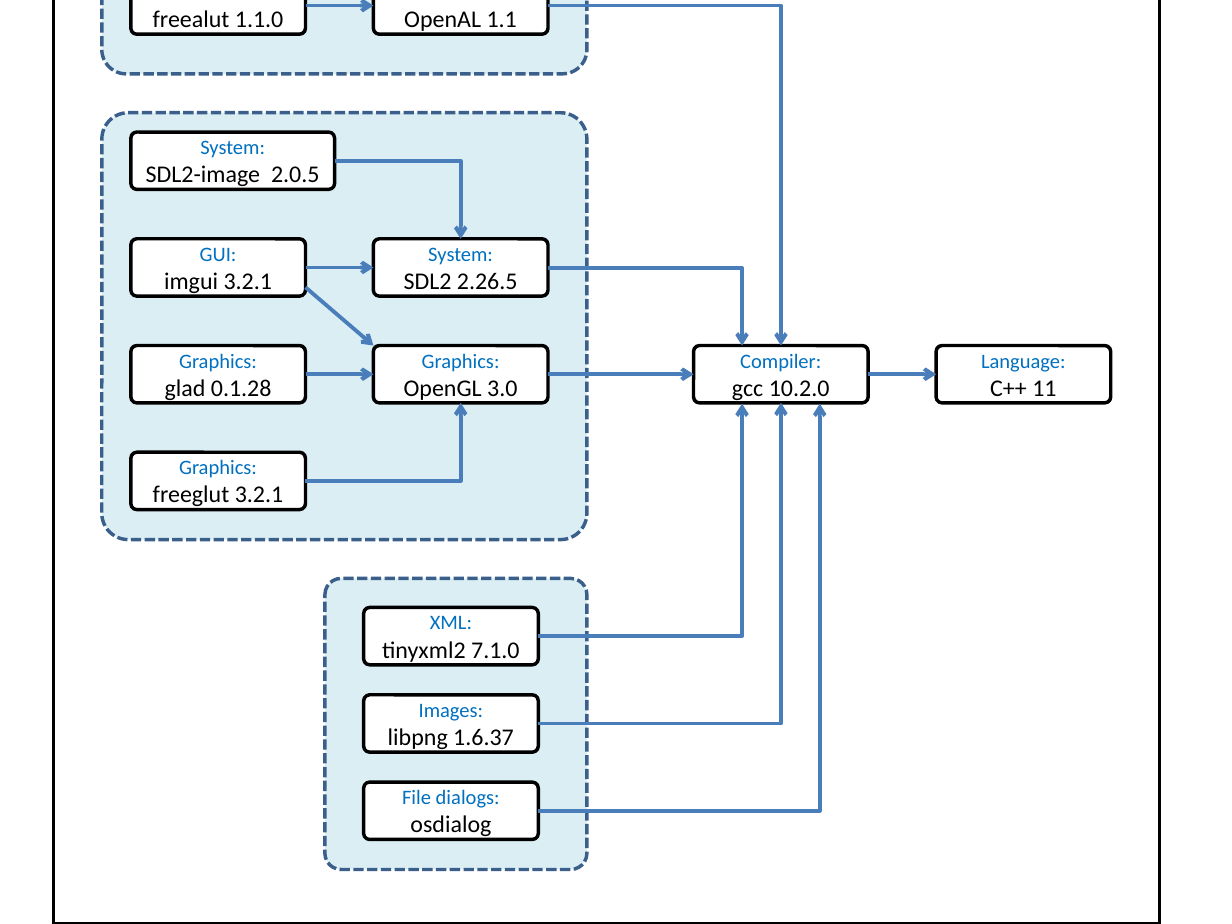
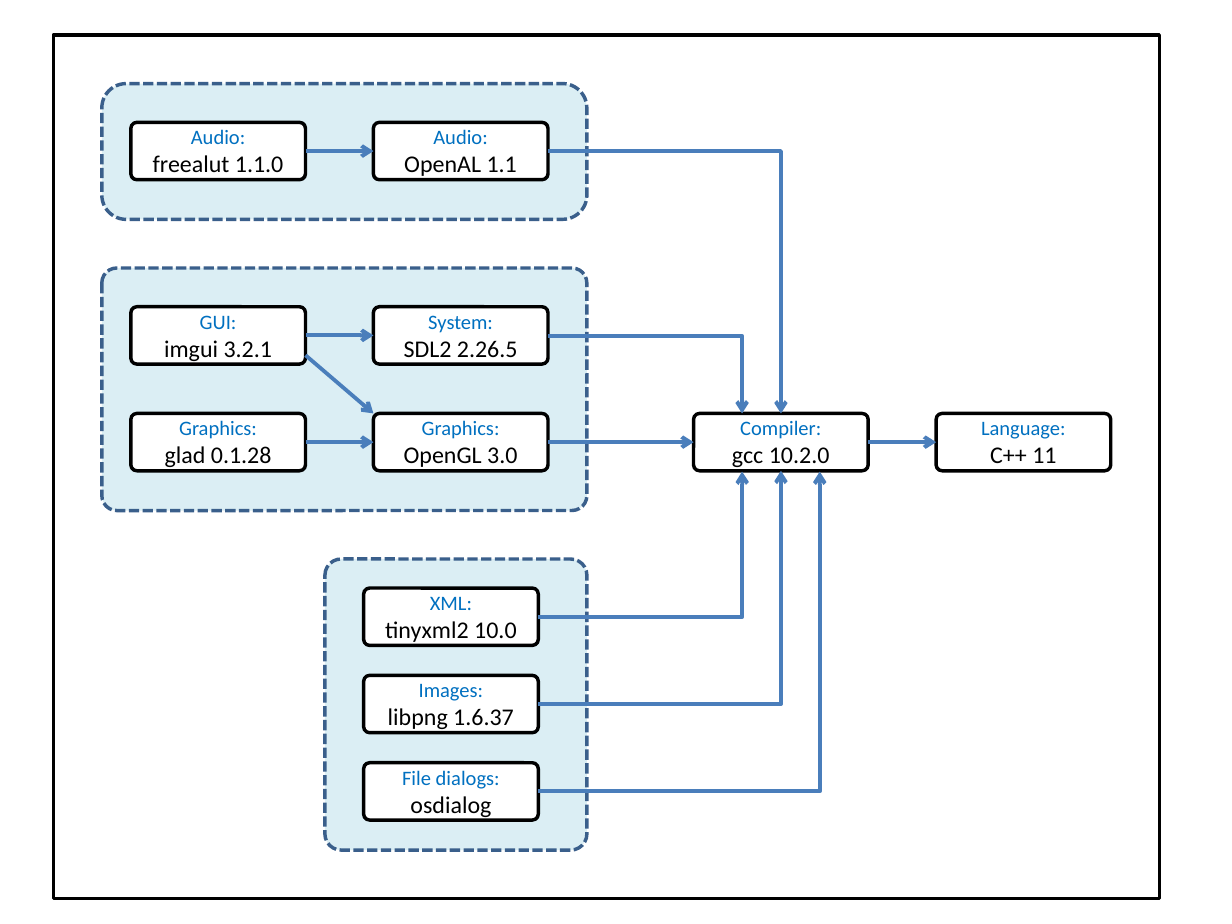
Before and after one commit to vircon32/ComputerSoftware, a slide deck: slide 1 of DesktopEmulator/Emulator/Documents/Emulator compilation.pptx. Drawn at 1232x924 pixels with LibreOffice and Linux fonts; fonts in the diff are those of the drawing. Boxes give left, top, right and bottom in pixels: in the first picture for what was removed or moved away, otherwise in the second. Text is boxed around its words. In the diff, an @@ line names an element or a change of style, - is before the commit and + after.

```diff
--- a/DesktopEmulator/Emulator/Documents/Emulator compilation.pptx
+++ b/DesktopEmulator/Emulator/Documents/Emulator compilation.pptx
@@ rectangle: place and size @@
-rectangle at (53, 0, 1159, 924)
+rectangle at (53, 36, 1159, 899)
@@ rounded rectangle removed at (131, 132, 334, 190) @@
-System:
-SDL2-image 2.0.5
@@ 3 rounded rectangles, 1 arrow: place and size @@
-3 rounded rectangles, 1 arrow at (102, 0, 588, 74)
+3 rounded rectangles, 1 arrow at (102, 84, 588, 219)
@@ elbow arrow removed from (335, 161) to (461, 239) @@
@@ elbow arrow moved from (548, 6) - (781, 346) to (548, 152) - (781, 414) @@
@@ rounded rectangle: place and size @@
-rounded rectangle at (102, 113, 588, 540)
+rounded rectangle at (102, 269, 588, 511)
@@ 6 rounded rectangles, 2 arrows: place and size @@
-6 rounded rectangles, 2 arrows at (131, 239, 1111, 404)
+6 rounded rectangles, 2 arrows at (131, 307, 1111, 472)
@@ elbow arrow removed from (306, 480) to (461, 403) @@
@@ 3 arrows, 1 elbow arrow: place and size @@
-3 arrows, 1 elbow arrow at (306, 269, 936, 375)
+3 arrows, 1 elbow arrow at (306, 336, 936, 442)
@@ rounded rectangle removed at (131, 452, 306, 510) @@
-Graphics:
-freeglut 3.2.1
@@ elbow arrow moved from (538, 811) - (819, 404) to (538, 791) - (819, 472) @@
@@ elbow arrow moved from (538, 723) - (781, 403) to (538, 705) - (781, 471) @@
@@ elbow arrow moved from (538, 636) - (742, 404) to (538, 617) - (742, 472) @@
@@ 4 rounded rectangles: place and size @@
-4 rounded rectangles at (325, 578, 588, 869)
+4 rounded rectangles at (325, 559, 588, 850)
@@ text in rounded rectangle at (385, 621, 516, 645): text changed @@
-tinyxml2 7.1.0
+tinyxml2 10.0
```
Also in this commit, not shown: 2 other files.
